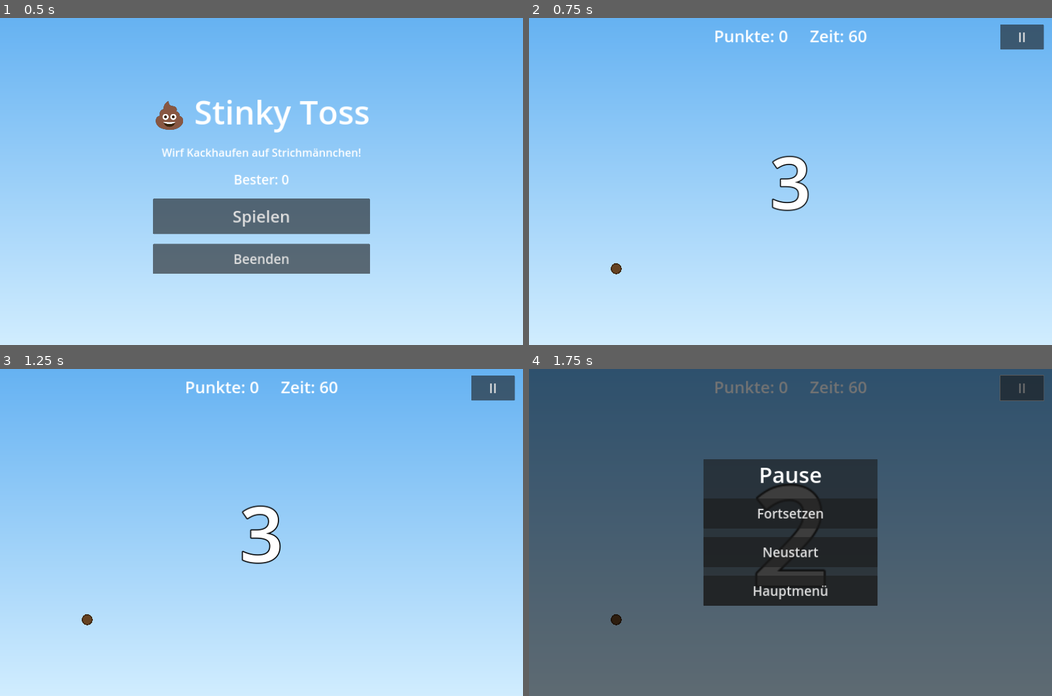
Above: before the commit, frames 1-4 (two rows, left to right).
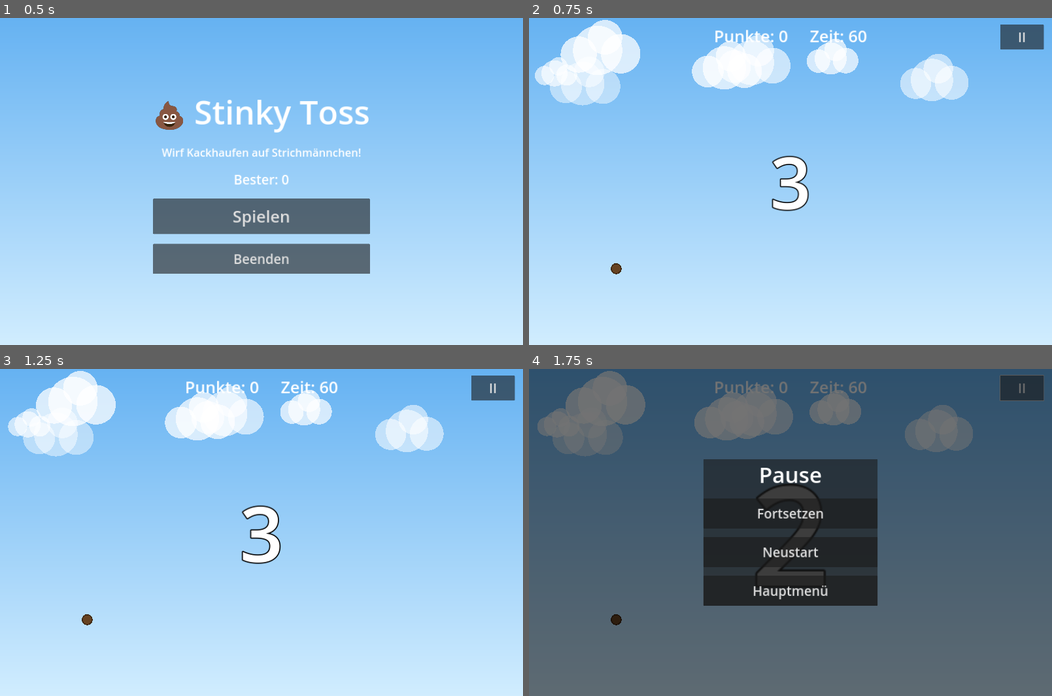
Above: after the commit, the same moments.

Repository: vCodeAI193/MrPoopsFace
Game: Godot game, scene res://scenes/MainMenu.tscn
Same seed, same stepped clock (60 frames per second), same inputs: the game is played once before the commit and once after it.
Inputs:
- Up to frame 1 (0.5 s): no input
- Up to frame 2 (0.75 s): click "Spielen" at 0.5 s
- Up to frame 3 (1.25 s): no input
- Up to frame 4 (1.75 s): click "II" at 1.25 s

Frame 1 is identical in both runs. In frame 2, 7.7% of the frame differs, in the area x 1-84%, y 0-27%; in frame 3, 7.7%, in the area x 1-85%, y 0-27%; in frame 4, 7.7%.

Commit message:
Add F001/F002/F020/F022/F032/F038/F049/F075/F119 feature batch
- F001/F002: Power bar + min/max markers on slingshot during drag
- F020: CPUParticles2D smoke trail behind flying projectile
- F022: Jumping Männchen variant (green, hops periodically, 2x points)
- F032: Sleeping Männchen variant (stands still, Zzz animation, 4x points, waking grants combo shield)
- F038: Reaction emotes (NEIN!/AUA!/WAS?! etc.) as floating text on hit
- F049: Combo shield mechanic in GameManager; activated by waking sleeping Männchen
- F075: Animated procedural clouds drifting across the sky in Main._draw()
- F119: Combo timer progress bar in HUD (turns gold during combo shield)

Co-Authored-By: Claude Sonnet 4.6 <noreply@anthropic.com>
Claude-Session: https://claude.ai/code/session_01Y4LgaJYXTrxRBXMj8yC8ci

Diff:
--- a/scenes/Main.tscn
+++ b/scenes/Main.tscn
@@ -19,6 +19,20 @@
 
 [sub_resource type="RectangleShape2D" id="RectangleShape2D_floor"]
 size = Vector2(2400, 200)
+
+[sub_resource type="StyleBoxFlat" id="StyleBoxFlat_combo_fill"]
+bg_color = Color(1, 0.55, 0.1, 1)
+corner_radius_top_left = 4
+corner_radius_top_right = 4
+corner_radius_bottom_right = 4
+corner_radius_bottom_left = 4
+
+[sub_resource type="StyleBoxFlat" id="StyleBoxFlat_combo_bg"]
+bg_color = Color(0.15, 0.08, 0.02, 0.65)
+corner_radius_top_left = 4
+corner_radius_top_right = 4
+corner_radius_bottom_right = 4
+corner_radius_bottom_left = 4
 
 [node name="Main" type="Node2D"]
 script = ExtResource("1_main")
@@ -72,6 +86,16 @@
 theme_override_colors/font_color = Color(1, 0.55, 0.1, 1)
 theme_override_font_sizes/font_size = 60
 
+[node name="ComboBar" type="ProgressBar" parent="HUD"]
+visible = false
+anchor_right = 1.0
+offset_top = 112.0
+offset_bottom = 128.0
+value = 100.0
+show_percentage = false
+theme_override_styles/fill = SubResource("StyleBoxFlat_combo_fill")
+theme_override_styles/background = SubResource("StyleBoxFlat_combo_bg")
+
 [node name="PauseButton" type="Button" parent="HUD"]
 anchor_left = 1.0
 anchor_right = 1.0
--- a/scripts/GameManager.gd
+++ b/scripts/GameManager.gd
@@ -29,6 +29,9 @@
 var last_was_highscore: bool = false           ## Letzte Runde war neuer Rekord?
 
 var _combo_timer: float = 0.0                  ## Restzeit, in der die Combo gültig bleibt
+var combo_timer_pct: float = 0.0              ## Verhältnis 0..1 für den Fortschrittsbalken (F119)
+var combo_shield_active: bool = false         ## Läuft der Combo-Schutz gerade? (F049)
+var _combo_shield_timer: float = 0.0
 
 
 func _ready() -> void:
@@ -43,11 +46,18 @@
 	time_left -= delta
 	time_changed.emit(time_left)
 
-	# Combo-Fenster herunterzählen; läuft es ab, wird die Combo zurückgesetzt
-	if _combo_timer > 0.0:
+	# Combo-Schutz herunterzählen (F049)
+	if combo_shield_active:
+		_combo_shield_timer -= delta
+		if _combo_shield_timer <= 0.0:
+			combo_shield_active = false
+
+	# Combo-Fenster herunterzählen; während Combo-Schutz aktiv bleibt es eingefroren
+	if _combo_timer > 0.0 and not combo_shield_active:
 		_combo_timer -= delta
 		if _combo_timer <= 0.0:
 			_reset_combo()
+	combo_timer_pct = clampf(_combo_timer / combo_time_window, 0.0, 1.0) if combo > 0 else 0.0
 
 	# Runde beenden, wenn die Zeit abgelaufen ist
 	if time_left <= 0.0:
@@ -131,8 +141,16 @@
 		highscores = cfg.get_value("scores", "highscores", [])
 
 
+## Aktiviert den Combo-Schutz für duration Sekunden (F049).
+## Das Combo-Zeitfenster läuft während dieser Zeit nicht ab.
+func activate_combo_shield(duration: float = 3.0) -> void:
+	combo_shield_active = true
+	_combo_shield_timer = maxf(_combo_shield_timer, duration)
+
+
 ## Setzt die Combo zurück (z. B. wenn das Zeitfenster abläuft).
 func _reset_combo() -> void:
 	combo = 0
 	_combo_timer = 0.0
+	combo_timer_pct = 0.0
 	combo_changed.emit(combo)
--- a/scripts/Maennchen.gd
+++ b/scripts/Maennchen.gd
@@ -10,10 +10,19 @@
 @export var figure_scale: float = 1.0                    ## Größenskalierung
 @export var walk_speed: float = 60.0                     ## Lauftempo in Pixel/Sek.
 @export var point_multiplier: int = 1                    ## Typabhängiger Punktebonus (F021/F025/F028)
+@export var jump_height: float = 0.0                     ## Sprunghöhe in Pixeln; 0 = kein Sprung (F022)
+@export var sleeping: bool = false                       ## Steht still und schläft (F032)
 
 var _is_hit: bool = false
 var _direction: int = 1                          ## 1 = nach rechts, -1 = nach links
 var _walk_phase: float = 0.0                     ## Phase für die Beinanimation
+
+# F022 – Springendes Männchen
+var _base_y: float = 0.0
+var _jump_phase: float = 0.0
+
+# F032 – Schlafendes Männchen
+var _zzz_timer: float = 1.5
 
 # Vorgeladene Effekt-Szenen
 const FLOATING_TEXT_SCENE: PackedScene = preload("res://scenes/FloatingText.tscn")
@@ -26,6 +35,7 @@
 func _ready() -> void:
 	randomize()
 	_direction = 1 if randf() < 0.5 else -1
+	_base_y = position.y
 	# Treffer-Erkennung: der Kackhaufen (RigidBody2D) löst body_entered aus
 	body_entered.connect(_on_body_entered)
 	# Zufällige Furz-Variante zuweisen (F131)
@@ -37,9 +47,10 @@
 	if _is_hit or not GameManager.game_active:
 		return
 
-	# Gemächlich hin und her laufen
-	position.x += _direction * walk_speed * delta
-	_walk_phase += delta * 8.0
+	# Gemächlich hin und her laufen (schlafende Männchen stehen still, F032)
+	if not sleeping:
+		position.x += _direction * walk_speed * delta
+		_walk_phase += delta * 8.0
 
 	# Am Bildschirmrand umdrehen, damit das Männchen sichtbar bleibt
 	var view_width: float = get_viewport_rect().size.x
@@ -47,6 +58,18 @@
 		_direction = 1
 	elif position.x > view_width - 80.0 and _direction > 0:
 		_direction = -1
+
+	# Sprungbewegung (F022)
+	if jump_height > 0.0:
+		_jump_phase += delta * 2.8
+		position.y = _base_y - abs(sin(_jump_phase)) * jump_height
+
+	# Zzz-Effekt beim Schlafen (F032)
+	if sleeping:
+		_zzz_timer -= delta
+		if _zzz_timer <= 0.0:
+			_zzz_timer = 2.0
+			_spawn_zzz()
 
 	_body.queue_redraw()
 
@@ -67,9 +90,16 @@
 	var points: int = GameManager.register_hit(point_multiplier)
 	hit.emit()
 
+	# Schlafendes Männchen geweckt → Combo-Schutz schalten (F032/F049)
+	if sleeping:
+		GameManager.activate_combo_shield(3.0)
+
 	# Furz abspielen
 	if _fart_player.stream != null:
 		_fart_player.play()
+
+	# Reaktions-Emote über dem Kopf (F038)
+	_spawn_reaction_emote()
 
 	# Schwebenden Punkte-Text und Partikel-Spritzer erzeugen (F116, F143)
 	_spawn_floating_text(points)
@@ -103,6 +133,23 @@
 	get_parent().add_child(ft)
 
 
+## Zeigt ein zufälliges Reaktions-Emote über dem Männchen (F038).
+func _spawn_reaction_emote() -> void:
+	const EMOTES: Array = ["NEIN!", "AUA!", "WAS?!", "HILFE!", "OUGH!"]
+	var ft: FloatingText = FLOATING_TEXT_SCENE.instantiate()
+	ft.setup(EMOTES[randi() % EMOTES.size()], Color(1.0, 0.88, 0.88))
+	ft.global_position = global_position + Vector2(randf_range(-40, 40), -190)
+	get_parent().add_child(ft)
+
+
+## Spawnt einen aufsteigenden Zzz-Text über dem schlafenden Männchen (F032).
+func _spawn_zzz() -> void:
+	var ft: FloatingText = FLOATING_TEXT_SCENE.instantiate()
+	ft.setup("Zzz...", Color(0.72, 0.72, 1.0, 0.9))
+	ft.global_position = global_position + Vector2(randf_range(-25, 35), -150)
+	get_parent().add_child(ft)
+
+
 ## Erzeugt einen Partikel-Spritzer am Trefferpunkt (F143).
 func _spawn_hit_particles() -> void:
 	var fx: CPUParticles2D = HIT_EFFECT_SCENE.instantiate()
--- a/scripts/MaennchenBody.gd
+++ b/scripts/MaennchenBody.gd
@@ -11,9 +11,12 @@
 	var col: Color = _maennchen.figure_color
 	var s: float = _maennchen.figure_scale
 	var w: float = 6.0 * s                       # Strichstärke
+	var is_sleeping: bool = _maennchen.sleeping
 
-	# Animierter Beinwinkel beim Laufen
-	var swing: float = sin(_maennchen._walk_phase) * 12.0 * s
+	# Beinwinkel: beim Schlafen still, sonst animiert
+	var swing: float = 0.0
+	if not is_sleeping:
+		swing = sin(_maennchen._walk_phase) * 12.0 * s
 
 	# --- Kopf ---
 	var head_center: Vector2 = Vector2(0, -70 * s)
@@ -24,14 +27,23 @@
 	var hip: Vector2 = Vector2(0, 10 * s)
 	draw_line(neck, hip, col, w)
 
-	# --- Arme ---
-	draw_line(neck, Vector2(-28 * s, -20 * s), col, w)
-	draw_line(neck, Vector2(28 * s, -20 * s), col, w)
+	# --- Arme (schlafend: hängen locker herunter) ---
+	if is_sleeping:
+		draw_line(neck, Vector2(-20 * s, 20 * s), col, w)
+		draw_line(neck, Vector2(20 * s, 20 * s), col, w)
+	else:
+		draw_line(neck, Vector2(-28 * s, -20 * s), col, w)
+		draw_line(neck, Vector2(28 * s, -20 * s), col, w)
 
 	# --- Beine (laufen leicht) ---
 	draw_line(hip, Vector2(-18 * s + swing, 55 * s), col, w)
 	draw_line(hip, Vector2(18 * s - swing, 55 * s), col, w)
 
-	# --- Gesicht (zwei kleine Augen) ---
-	draw_circle(head_center + Vector2(-7 * s, -3 * s), 3 * s, col)
-	draw_circle(head_center + Vector2(7 * s, -3 * s), 3 * s, col)
+	# --- Gesicht (offen oder schlafend/geschlossen) ---
+	if is_sleeping:
+		# Geschlossene Augen als horizontale Striche
+		draw_line(head_center + Vector2(-11 * s, -2 * s), head_center + Vector2(-3 * s, -2 * s), col, w * 0.65)
+		draw_line(head_center + Vector2(3 * s, -2 * s), head_center + Vector2(11 * s, -2 * s), col, w * 0.65)
+	else:
+		draw_circle(head_center + Vector2(-7 * s, -3 * s), 3 * s, col)
+		draw_circle(head_center + Vector2(7 * s, -3 * s), 3 * s, col)
--- a/scripts/Main.gd
+++ b/scripts/Main.gd
@@ -15,18 +15,21 @@
 @export var shake_decay: float = 45.0           ## Abklinggeschwindigkeit
 
 # --- Männchen-Varianten (F021/F025/F028) ---
-## Jede Variante: scale (Größe+Hitbox), speed, color, mult (Punktebonus), weight (Häufigkeit)
+## Jede Variante: scale, speed, color, mult, weight; optional jump_height, sleeping (F022/F032)
 const VARIANTS: Array = [
-	{"scale": 1.0, "speed": 60.0, "color": Color(0.1, 0.1, 0.1), "mult": 1, "weight": 70},
-	{"scale": 0.9, "speed": 150.0, "color": Color(0.15, 0.35, 0.8), "mult": 2, "weight": 22},   # schnell
-	{"scale": 0.55, "speed": 85.0, "color": Color(0.1, 0.1, 0.1), "mult": 3, "weight": 14},      # mini
-	{"scale": 1.0, "speed": 45.0, "color": Color(0.95, 0.75, 0.05), "mult": 5, "weight": 5},     # gold
+	{"scale": 1.0, "speed": 60.0, "color": Color(0.1, 0.1, 0.1), "mult": 1, "weight": 70, "jump_height": 0.0, "sleeping": false},
+	{"scale": 0.9, "speed": 150.0, "color": Color(0.15, 0.35, 0.8), "mult": 2, "weight": 22, "jump_height": 0.0, "sleeping": false},   # schnell
+	{"scale": 0.55, "speed": 85.0, "color": Color(0.1, 0.1, 0.1), "mult": 3, "weight": 14, "jump_height": 0.0, "sleeping": false},     # mini
+	{"scale": 1.0, "speed": 45.0, "color": Color(0.95, 0.75, 0.05), "mult": 5, "weight": 5, "jump_height": 0.0, "sleeping": false},    # gold
+	{"scale": 0.88, "speed": 75.0, "color": Color(0.1, 0.55, 0.15), "mult": 2, "weight": 18, "jump_height": 110.0, "sleeping": false}, # springend (F022)
+	{"scale": 1.05, "speed": 0.0, "color": Color(0.2, 0.22, 0.32), "mult": 4, "weight": 8, "jump_height": 0.0, "sleeping": true},     # schlafend (F032)
 ]
 
 @onready var _spawn_timer: Timer = $SpawnTimer
 @onready var _score_label: Label = $HUD/TopBar/ScoreLabel
 @onready var _time_label: Label = $HUD/TopBar/TimeLabel
 @onready var _combo_label: Label = $HUD/TopBar/ComboLabel
+@onready var _combo_bar: ProgressBar = $HUD/ComboBar
 @onready var _pause_button: Button = $HUD/PauseButton
 @onready var _countdown_label: Label = $HUD/CountdownLabel
 @onready var _pause_menu: PauseMenu = $PauseMenu
@@ -35,6 +38,9 @@
 var _shake_strength: float = 0.0
 var _timer_warning: bool = false               ## Läuft der rote Timer-Warnmodus? (F118)
 var _last_shown_second: int = -1
+
+# F075 – Animierte Wolken
+var _clouds: Array = []
 
 
 func _ready() -> void:
@@ -57,6 +63,9 @@
 	_on_score_changed(0)
 	_on_combo_changed(0)
 	_time_label.text = "Zeit: %d" % int(GameManager.round_duration)
+
+	# Wolken initialisieren (F075)
+	_init_clouds()
 
 	# Countdown abspielen, dann die Runde starten (F117)
 	_run_countdown()
@@ -70,6 +79,22 @@
 		_shake_strength = maxf(_shake_strength - shake_decay * delta, 0.0)
 		if _shake_strength <= 0.0:
 			_camera.offset = Vector2.ZERO
+
+	# Wolken animieren (F075)
+	for cloud in _clouds:
+		cloud["pos"].x += cloud["speed"] * delta
+		if cloud["pos"].x > 2200:
+			cloud["pos"].x = -280
+			cloud["pos"].y = randf_range(70, 330)
+	queue_redraw()
+
+	# Combo-Fortschrittsbalken aktualisieren (F119)
+	if GameManager.combo > 0:
+		_combo_bar.value = GameManager.combo_timer_pct * 100.0
+		_combo_bar.visible = true
+		_combo_bar.modulate = Color(1.0, 0.8, 0.0) if GameManager.combo_shield_active else Color.WHITE
+	else:
+		_combo_bar.visible = false
 
 
 ## Spielt den Start-Countdown "3 – 2 – 1 – Los!" und startet danach die Runde (F117).
@@ -126,6 +151,8 @@
 	maennchen.walk_speed = variant["speed"]
 	maennchen.figure_color = variant["color"]
 	maennchen.point_multiplier = variant["mult"]
+	maennchen.jump_height = variant.get("jump_height", 0.0)
+	maennchen.sleeping = variant.get("sleeping", false)
 
 
 ## Liefert eine zufällige Variante entsprechend ihrer Gewichtung.
@@ -181,3 +208,31 @@
 	var tween: Tween = create_tween()
 	tween.tween_property(label, "scale", Vector2.ONE, 0.25) \
 		.set_trans(Tween.TRANS_BACK).set_ease(Tween.EASE_OUT)
+
+
+# --- Wolken (F075) ---
+
+## Füllt das _clouds-Array mit zufällig verteilten Wolken.
+func _init_clouds() -> void:
+	for i in 7:
+		_clouds.append({
+			"pos": Vector2(randf_range(-200, 2100), randf_range(70, 340)),
+			"speed": randf_range(14, 38),
+			"size": randf_range(75, 165),
+			"alpha": randf_range(0.45, 0.82)
+		})
+
+
+## Zeichnet alle Wolken hinter der Spielszene (F075).
+func _draw() -> void:
+	for c in _clouds:
+		_draw_cloud(c["pos"], c["size"], c["alpha"])
+
+
+## Zeichnet eine einzelne Wolke aus drei überlappenden Kreisen.
+func _draw_cloud(pos: Vector2, size: float, alpha: float) -> void:
+	var col: Color = Color(1, 1, 1, alpha)
+	draw_circle(pos, size * 0.6, col)
+	draw_circle(pos + Vector2(size * 0.56, size * 0.08), size * 0.48, col)
+	draw_circle(pos + Vector2(-size * 0.46, size * 0.1), size * 0.44, col)
+	draw_circle(pos + Vector2(size * 0.18, -size * 0.32), size * 0.42, col)
--- a/scripts/Player.gd
+++ b/scripts/Player.gd
@@ -121,6 +121,29 @@
 	if not _aiming or _drag_current == Vector2.ZERO:
 		return
 
+	# --- Wurf-Kraftanzeige (F001) und Mindest-/Höchstkraft-Markierungen (F002) ---
+	var drag_len: float = _drag_current.length()
+	var ratio: float = clampf(drag_len / max_drag_distance, 0.0, 1.0)
+	var min_drag: float = 50.0 / throw_power
+	var min_ratio: float = clampf(min_drag / max_drag_distance, 0.0, 1.0)
+	const BAR_X: float = -70.0
+	const BAR_Y: float = -200.0
+	const BAR_W: float = 20.0
+	const BAR_H: float = 155.0
+	draw_rect(Rect2(BAR_X, BAR_Y, BAR_W, BAR_H), Color(0, 0, 0, 0.45))
+	if ratio > 0.0:
+		var fill_h: float = BAR_H * ratio
+		draw_rect(Rect2(BAR_X, BAR_Y + BAR_H - fill_h, BAR_W, fill_h),
+			Color(0.1 + 0.9 * ratio, 0.9 - 0.7 * ratio, 0.05, 0.92))
+	draw_rect(Rect2(BAR_X, BAR_Y, BAR_W, BAR_H), Color(1, 1, 1, 0.45), false, 2.0)
+	# Mindest-Markierung (F002): gelbe Linie
+	var min_y: float = BAR_Y + BAR_H * (1.0 - min_ratio)
+	draw_line(Vector2(BAR_X - 5, min_y), Vector2(BAR_X + BAR_W + 5, min_y),
+		Color(1.0, 0.95, 0.2, 0.9), 3.0)
+	# Höchst-Markierung (F002): rote Linie an der Oberkante
+	draw_line(Vector2(BAR_X - 5, BAR_Y), Vector2(BAR_X + BAR_W + 5, BAR_Y),
+		Color(1.0, 0.25, 0.1, 0.9), 3.0)
+
 	# Gummiband der Schleuder (vom Anker zur Zugposition)
 	draw_line(Vector2.ZERO, _drag_current, Color(0.3, 0.2, 0.1), 6.0)
 
--- a/scripts/Projectile.gd
+++ b/scripts/Projectile.gd
@@ -21,6 +21,23 @@
 	body_entered.connect(_on_body_entered)
 	# Sicherstellen, dass der Haufen gezeichnet wird
 	queue_redraw()
+
+	# Partikel-Schweif hinter dem fliegenden Haufen (F020)
+	var trail: CPUParticles2D = CPUParticles2D.new()
+	trail.emitting = true
+	trail.amount = 14
+	trail.lifetime = 0.38
+	trail.one_shot = false
+	trail.explosiveness = 0.0
+	trail.randomness = 0.75
+	trail.gravity = Vector2(0, -80)
+	trail.initial_velocity_min = 12.0
+	trail.initial_velocity_max = 42.0
+	trail.spread = 55.0
+	trail.scale_amount_min = 0.2
+	trail.scale_amount_max = 0.5
+	trail.color = Color(0.52, 0.32, 0.13, 0.6)
+	add_child(trail)
 
 
 ## Spielt beim ersten Aufprall (Boden oder Männchen) den Platsch-Sound.
Not shown: 1 places in scenes/Main.tscn that only renumber resources
Not shown, changed: BACKLOG.md
